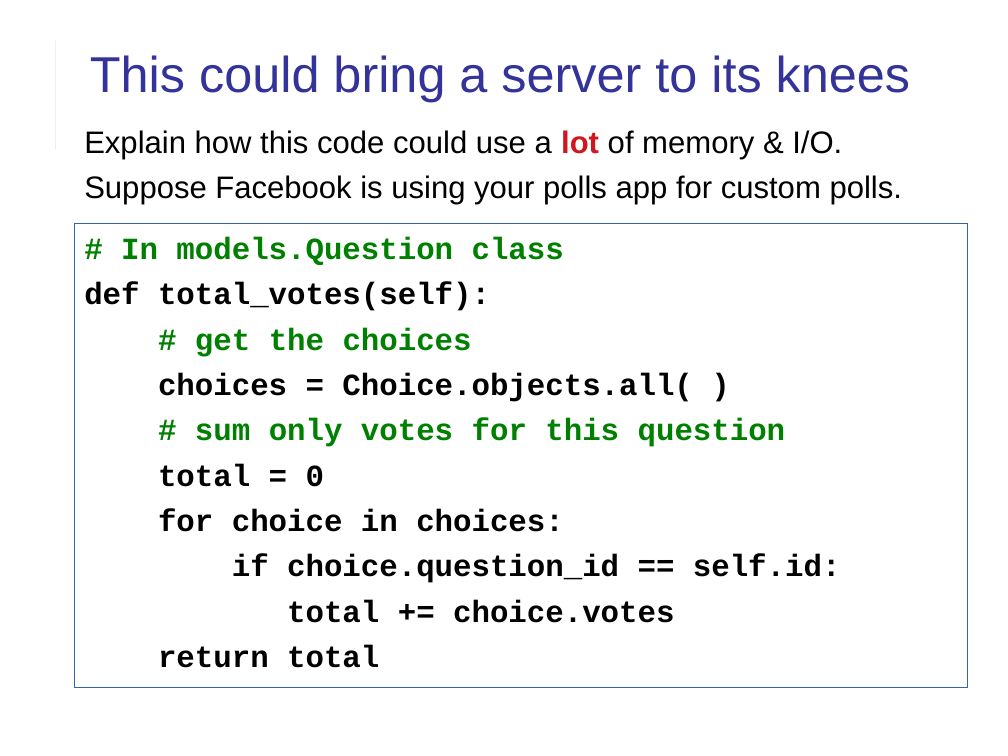
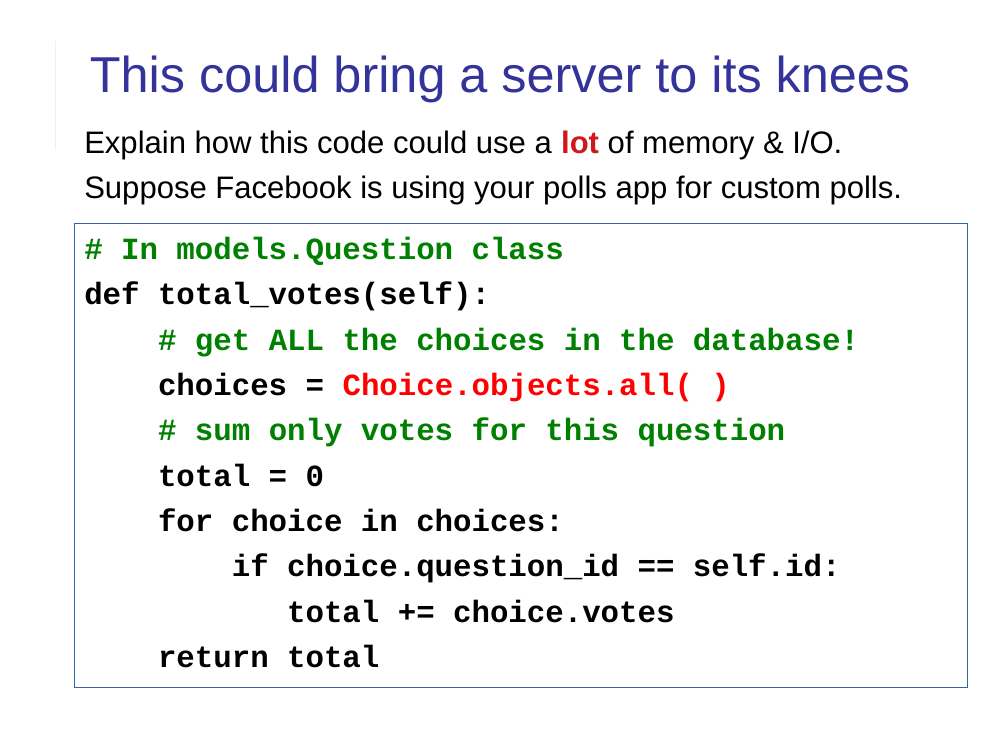
Before and after one commit to cpske/ISP, a slide deck: slide 24 of assignment/feedback/LabExam1-feedback.odp (slide 23 before the commit). Drawn at 1008x756 pixels with LibreOffice and Linux fonts; fonts in the diff are those of the drawing. Boxes give left, top, right and bottom in pixels: in the first picture for what was removed or moved away, otherwise in the second. Text is boxed around its words. In the diff, an @@ line names an element or a change of style, - is before the commit and + after.

```diff
--- a/assignment/feedback/LabExam1-feedback.odp
+++ b/assignment/feedback/LabExam1-feedback.odp
@@ text at [195, 328, 859, 357]: text changed @@
-# get the choices
+# get ALL the choices in the database!
@@ text at [158, 373, 693, 402]: text colour #000000 to #FF0000 in "Choice.objects.all( )" @@
```
Also in this commit, not shown: 3 other slides changed, 2 slides added, 3 other files.
